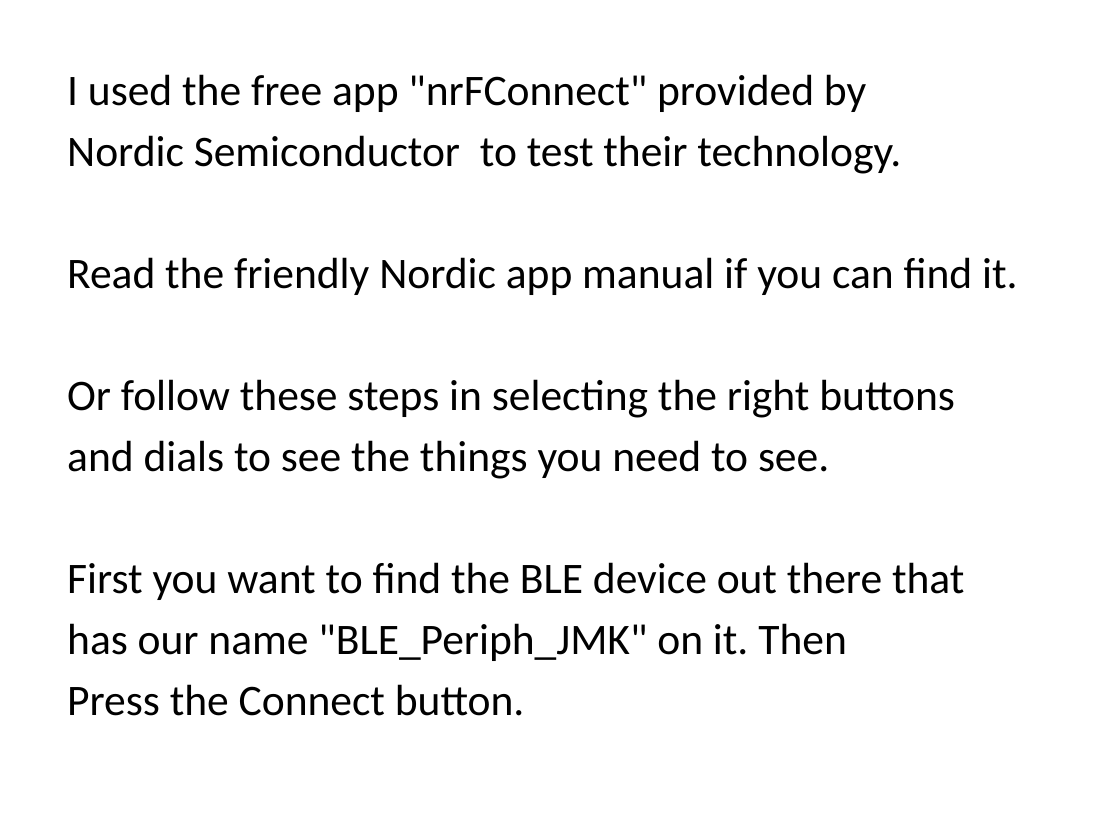
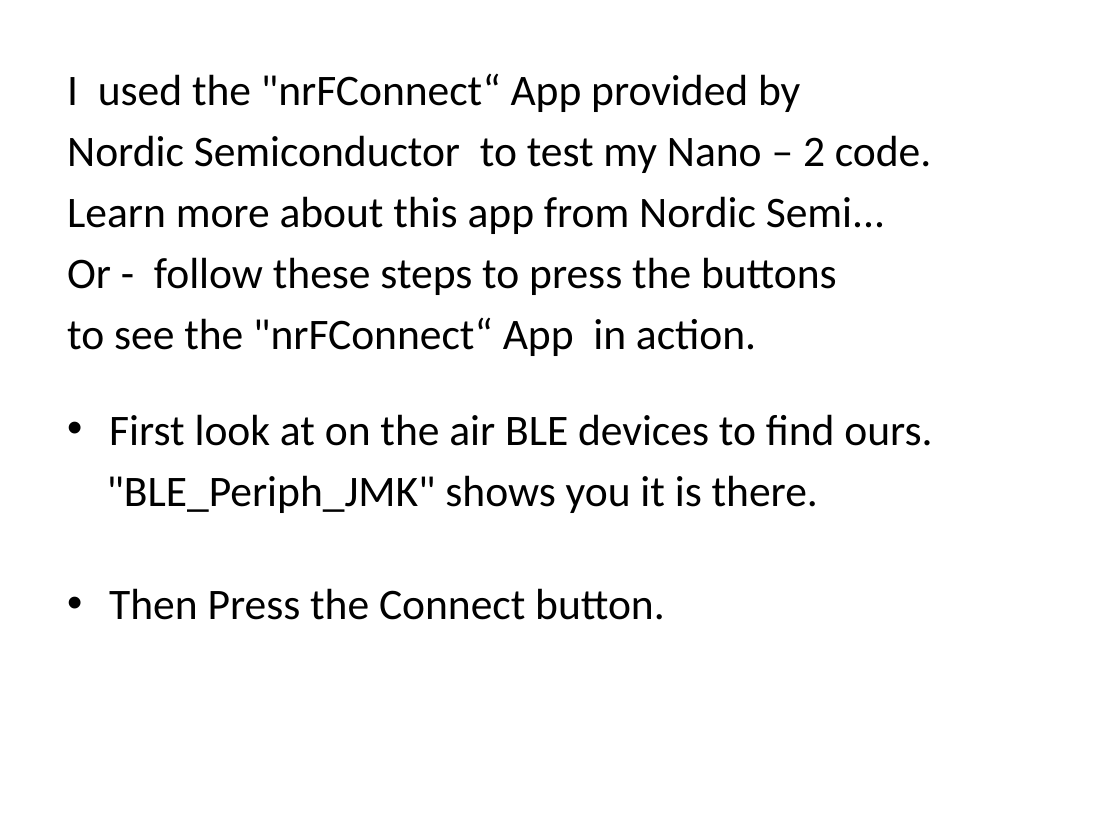
Before and after one commit to jmkuss/BLE_Nano2_Demo, a slide deck: slide 10 of PresentationCues.pptx. Drawn at 1120x840 pixels with LibreOffice and Linux fonts; fonts in the diff are those of the drawing. Boxes give left, top, right and bottom in pixels: in the first picture for what was removed or moved away, otherwise in the second. Text is boxed around its words. In the diff, an @@ line names an element or a change of style, - is before the commit and + after.

```diff
--- a/PresentationCues.pptx
+++ b/PresentationCues.pptx
@@ text at [67, 73, 932, 620]: text changed @@
-I used the free app "nrFConnect" provided by
-Nordic Semiconductor to test their technology.
-Read the friendly Nordic app manual if you can find it.
-Or follow these steps in selecting the right buttons
-and dials to see the things you need to see.
-First you want to find the BLE device out there that
-has our name "BLE_Periph_JMK" on it. Then
-Press the Connect button.
+I used the "nrFConnect“ App provided by
+Nordic Semiconductor to test my Nano – 2 code.
+Learn more about this app from Nordic Semi...
+Or - follow these steps to press the buttons
+to see the "nrFConnect“ App in action.
+• First look at on the air BLE devices to find ours.
+"BLE_Periph_JMK" shows you it is there.
+• Then Press the Connect button.
```
Also in this commit, not shown: 14 other slides changed, 1 slide removed, 3 other files.
